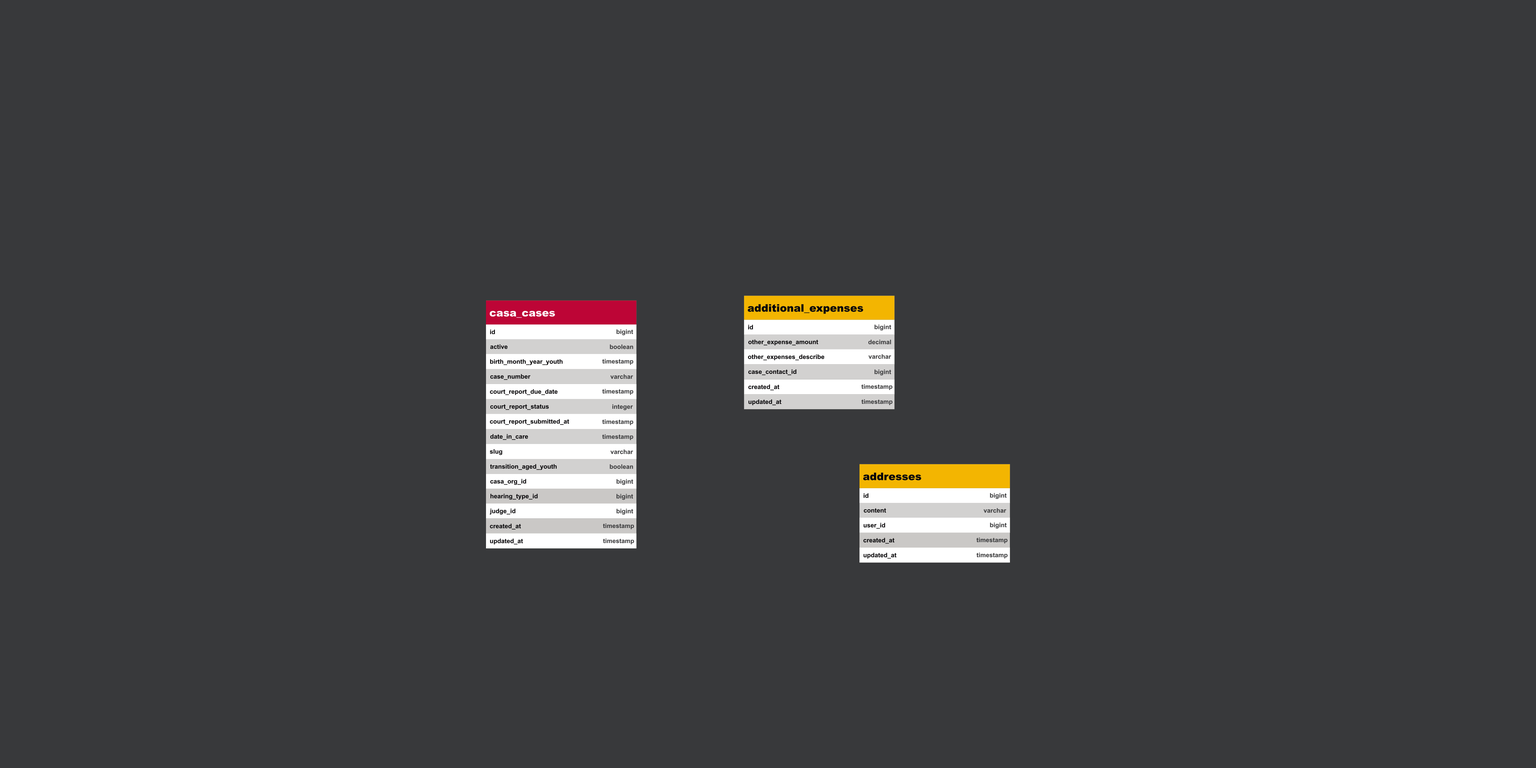
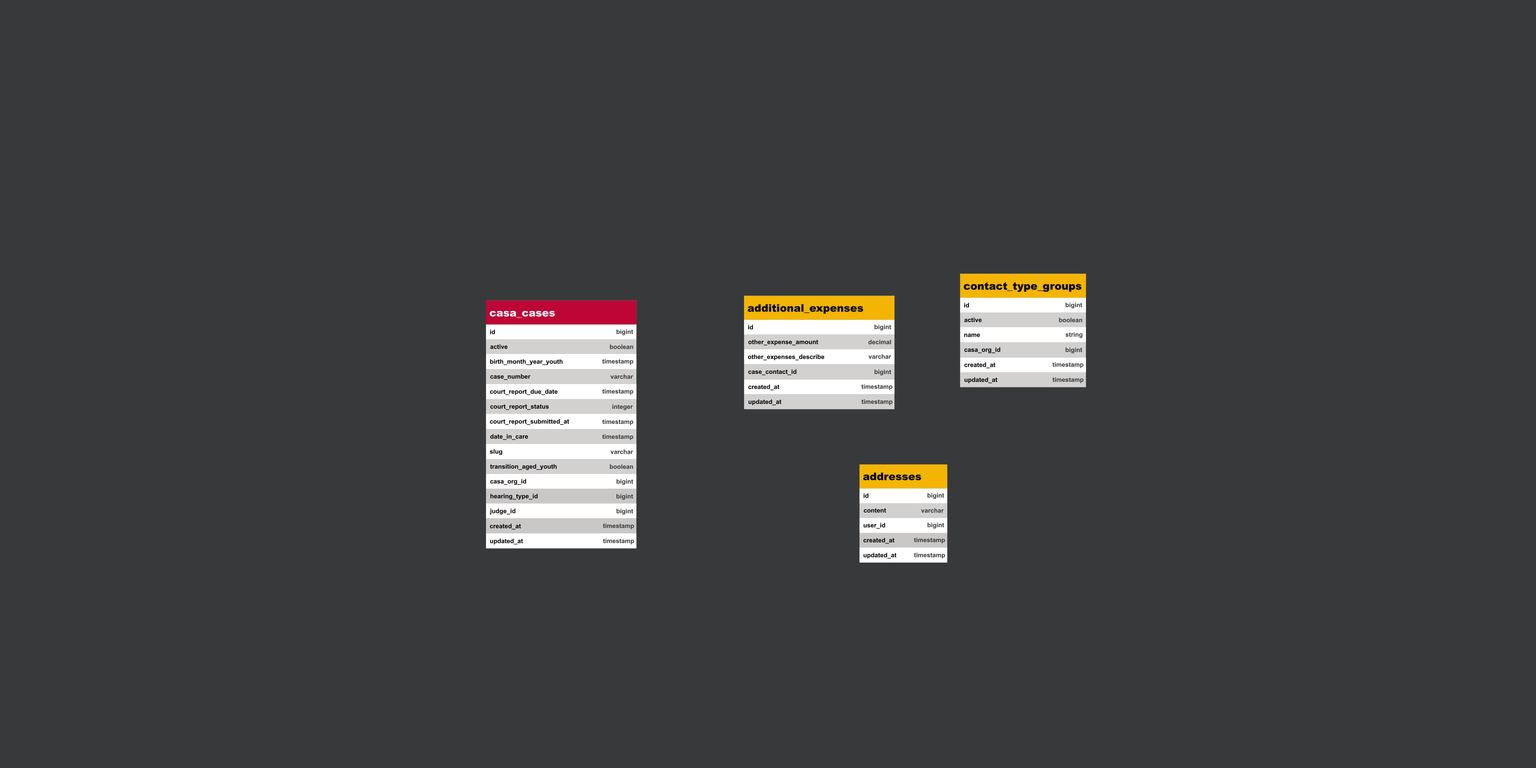
Layer changes from the first 1536 × 768 image to the second:
pixels changed over [500, 273, 1086, 563] (layer not identified)
